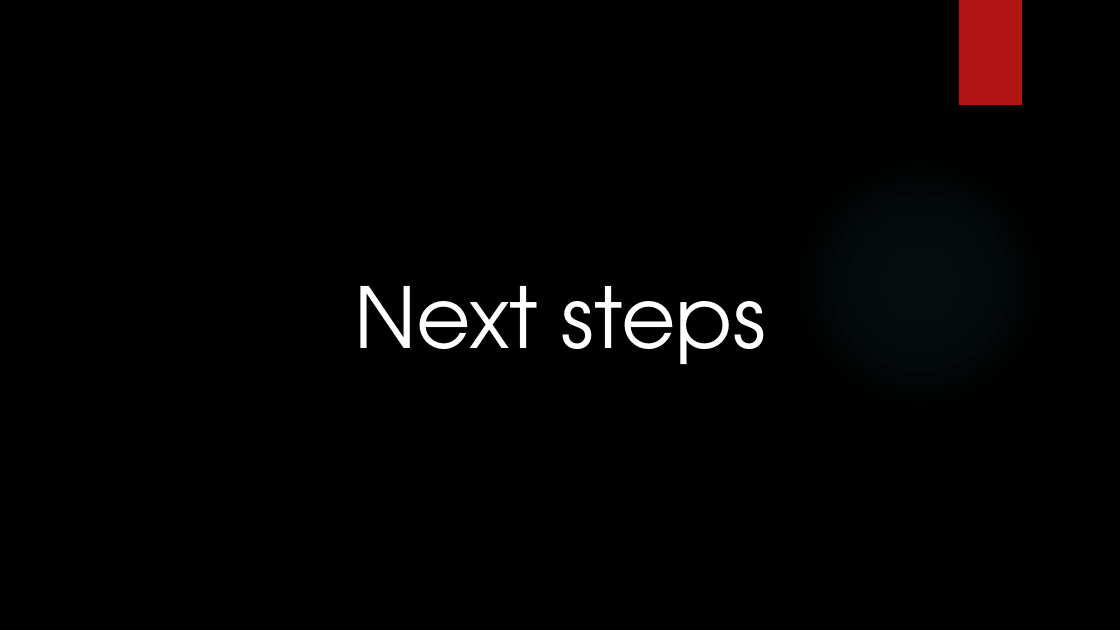
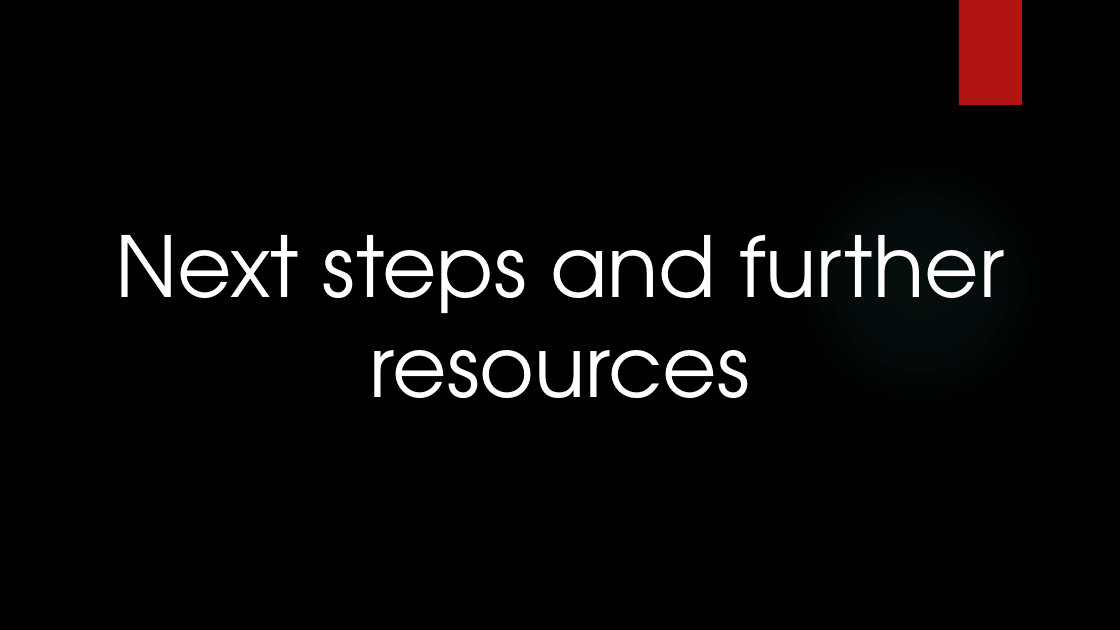
Before and after one commit to dennisdietrich/FpWithCSharp, a slide deck: slide 23 of doc/GetFuncY.pptx (slide 21 before the commit). Drawn at 1120x630 pixels with LibreOffice and Linux fonts; fonts in the diff are those of the drawing; background and template pictures are left out. Boxes give left, top, right and bottom in pixels: in the first picture for what was removed or moved away, otherwise in the second. Text is boxed around its words. In the diff, an @@ line names an element or a change of style, - is before the commit and + after.

```diff
--- a/doc/GetFuncY.pptx
+++ b/doc/GetFuncY.pptx
@@ title at (116, 235, 1005, 398): text changed @@
-Next steps
+Next steps and further resources
```
Also in this commit, not shown: 4 other slides changed, 2 slides added.
